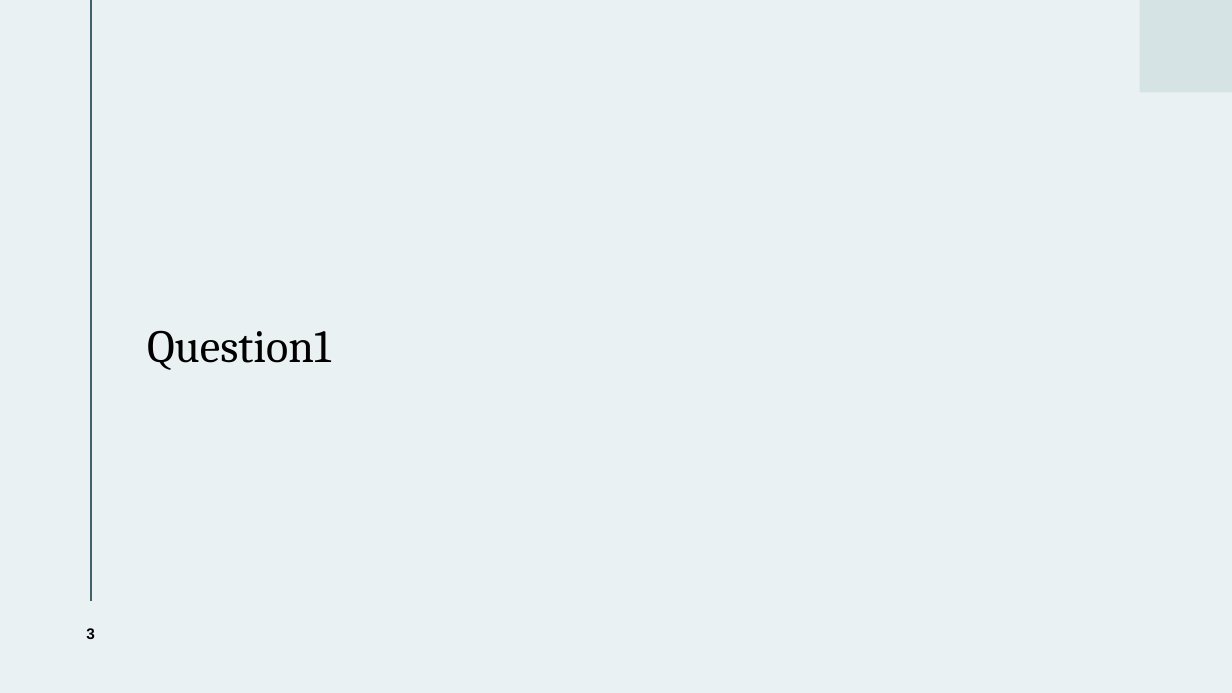
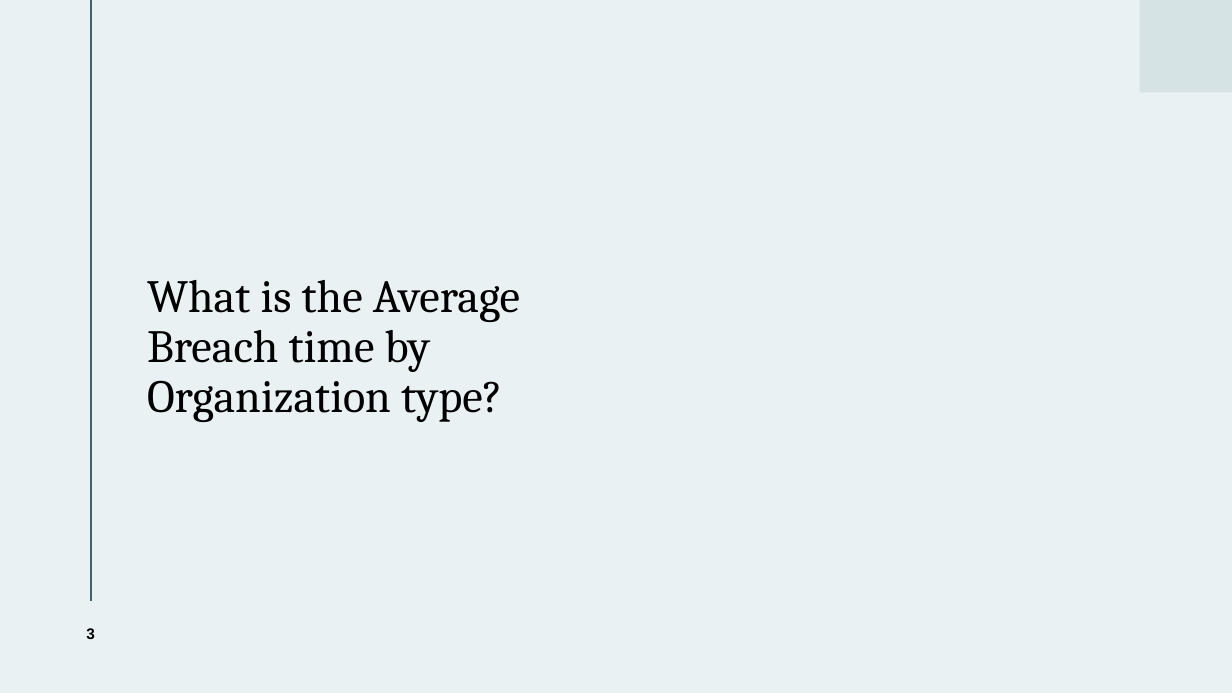
Before and after one commit to wjarosz0001/CIT-4105-DE1, a slide deck: slide 3 of CIT-4105-DE1 Powerpoint.pptm. Drawn at 1232x693 pixels with LibreOffice and Linux fonts; fonts in the diff are those of the drawing. Boxes give left, top, right and bottom in pixels: in the first picture for what was removed or moved away, otherwise in the second. Text is boxed around its words. In the diff, an @@ line names an element or a change of style, - is before the commit and + after.

```diff
--- a/CIT-4105-DE1 Powerpoint.pptm
+++ b/CIT-4105-DE1 Powerpoint.pptm
@@ title at <box>147,280,520,422</box>: text changed @@
-Question1
+What is the Average Breach time by Organization type?
```
Also in this commit, not shown: 3 other slides changed, 2 other files.
